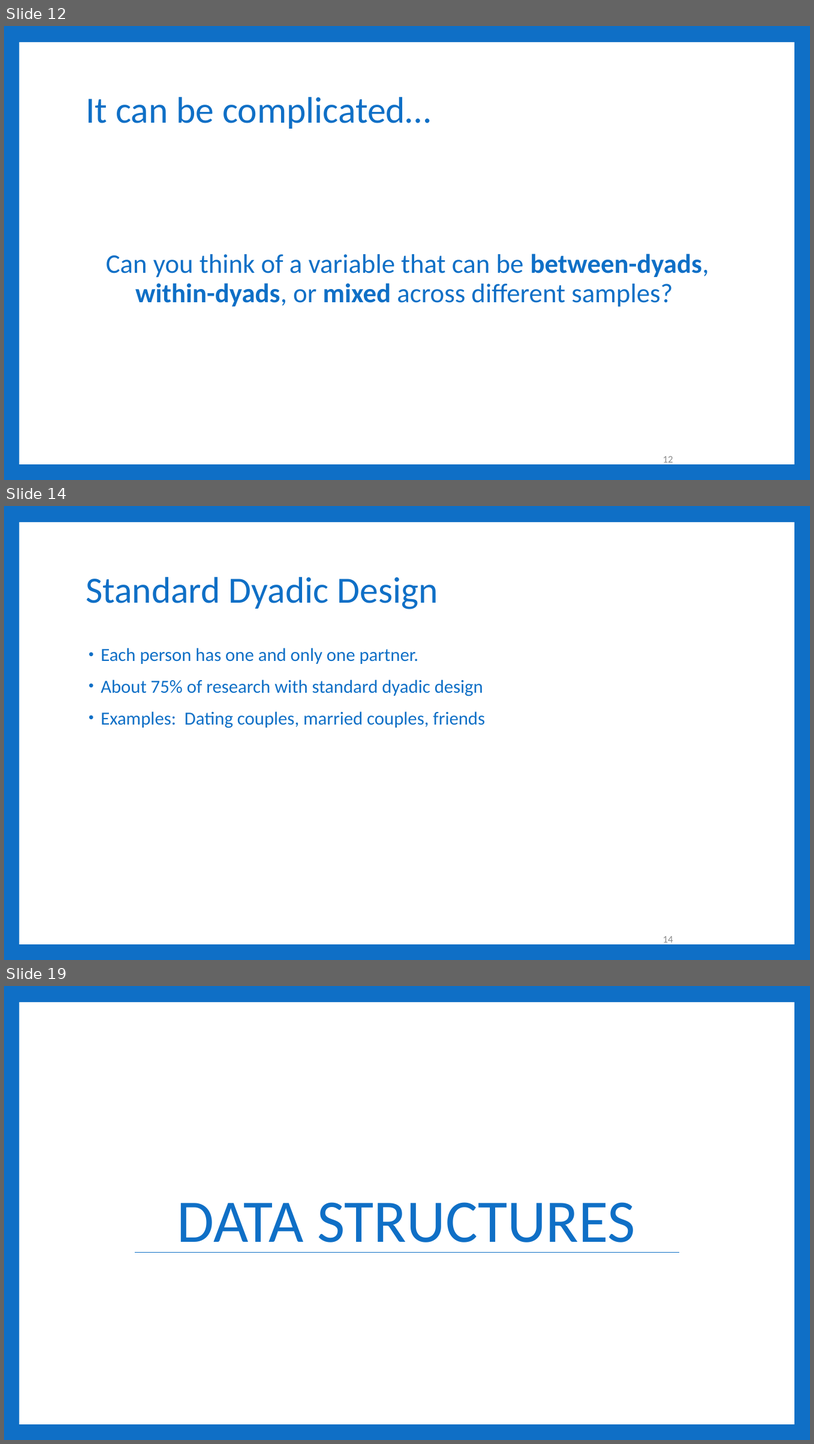
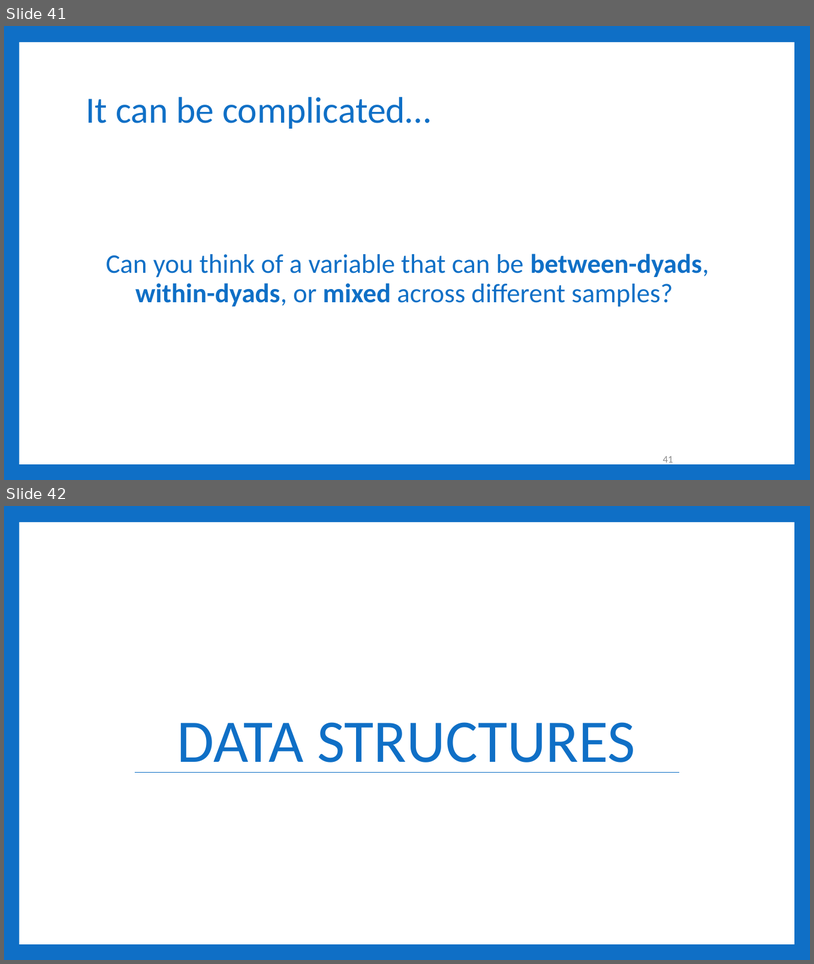
Before and after one commit to RandiLGarcia/smith-r-workshop, a slide deck: docs/Day 3 Slides.pptx. Shown one above the other, each under a label of ours: slides 12, 14 and 19 before the commit, slides 41 and 42 after it; the slides between them are not shown. The pictures are 814x1444 and 814x964 pixels, drawn with LibreOffice and Linux fonts; fonts in the diff are those of the drawing. Boxes give left, top, right and bottom in pixels: in the first picture for what was removed or moved away, otherwise in the second. Text is boxed around its words. In the diff, an @@ line names an element or a change of style, - is before the commit and + after.

```diff
--- a/docs/Day 3 Slides.pptx
+++ b/docs/Day 3 Slides.pptx
@@ slide 14 removed at <box>4,506,810,960</box>, background #0F6FC6; not listed: 1 template element that a slide beside it also shows @@
@@ title removed at <box>86,577,438,609</box> @@
-Standard Dyadic Design
@@ text removed at <box>101,648,485,728</box> @@
-• Each person has one and only one partner.
-• About 75% of research with standard dyadic design
-• Examples: Dating couples, married couples, friends
@@ page number removed at <box>663,936,674,945</box> @@
-14
@@ what was slide 12 is now slide 41 @@
@@ page number at <box>663,456,674,465</box>: text changed @@
-12
+41
@@ what was slide 19 is now slide 42 @@
```
Also in this commit, not shown: 2 slides changed, 23 slides added, 59 other slides removed, 33 other files.
